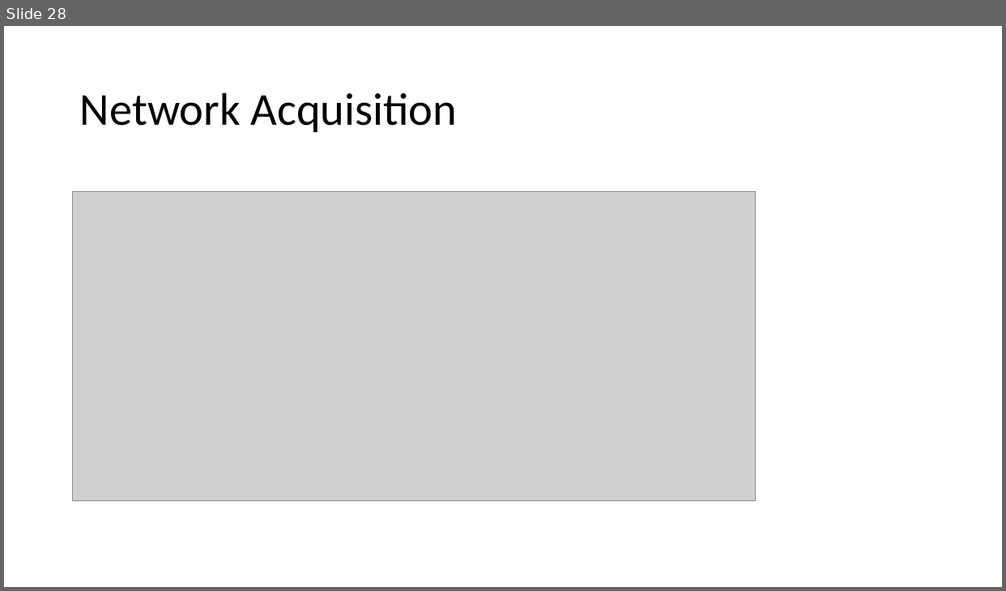
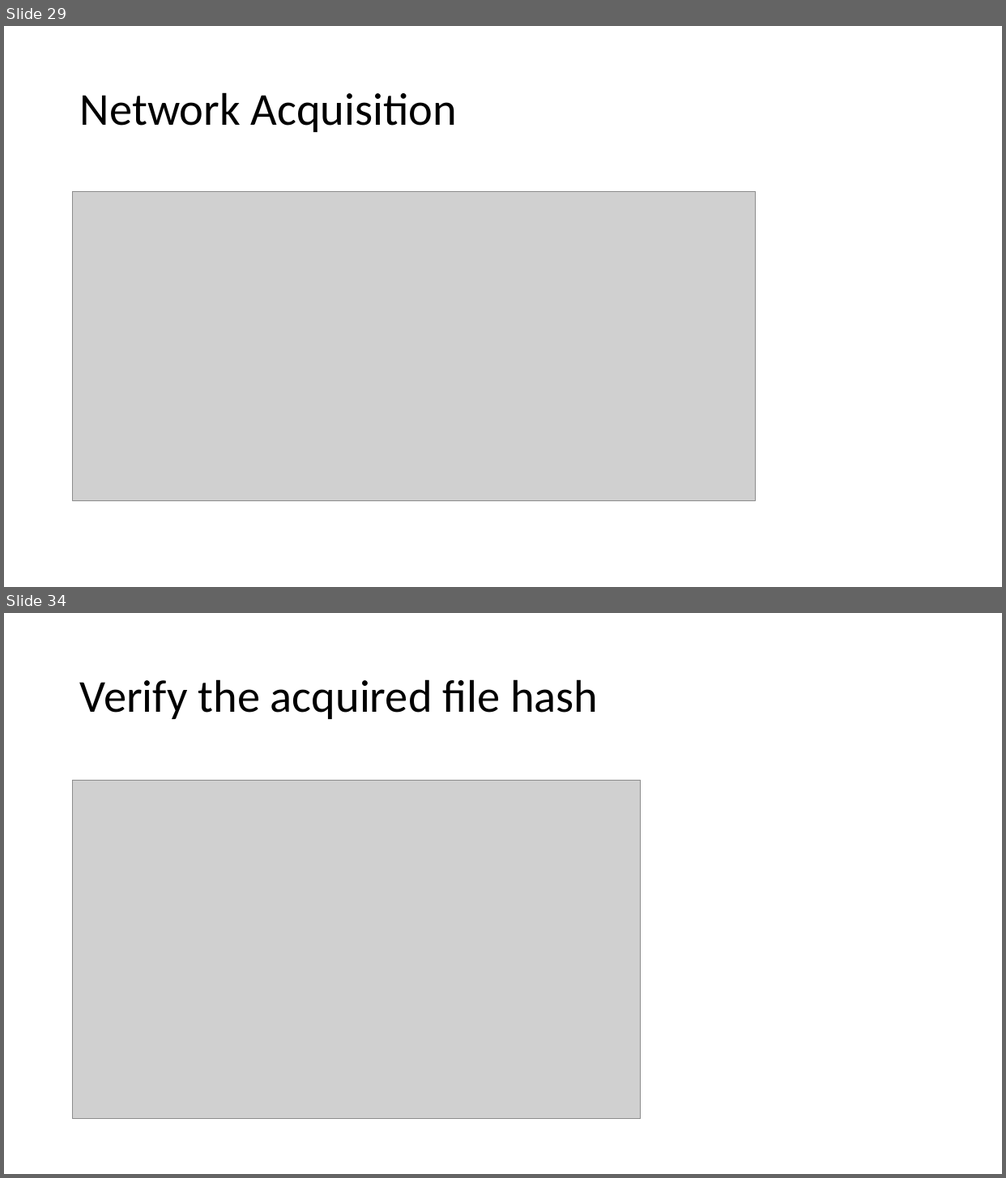
Before and after one commit to frankwxu/digital-forensics-lab, a slide deck: Basic_Computer_Skills_for_Forensics/7_USB_Image_Acquisition.pptx. Shown one above the other, each under a label of ours: slide 28 before the commit, slides 29 and 34 after it; the slides between them are not shown. The pictures are 1006x591 and 1006x1178 pixels, drawn with LibreOffice and Linux fonts; fonts in the diff are those of the drawing; grey boxes stand for pictures; background and template pictures are left out. Boxes give left, top, right and bottom in pixels: in the first picture for what was removed or moved away, otherwise in the second. Text is boxed around its words. In the diff, an @@ line names an element or a change of style, - is before the commit and + after.

```diff
--- a/Basic_Computer_Skills_for_Forensics/7_USB_Image_Acquisition.pptx
+++ b/Basic_Computer_Skills_for_Forensics/7_USB_Image_Acquisition.pptx
@@ slide 34 added at bbox=[4, 613, 1002, 1174], background #FFFFFF @@
@@ title added at bbox=[80, 679, 598, 719], 44 pt, text #000000 @@
+Verify the acquired file hash
@@ picture added at bbox=[73, 780, 641, 1118] @@
@@ what was slide 28 is now slide 29 @@
```
Also in this commit, not shown: 2 slides changed, 4 other slides added, 8 other files.
